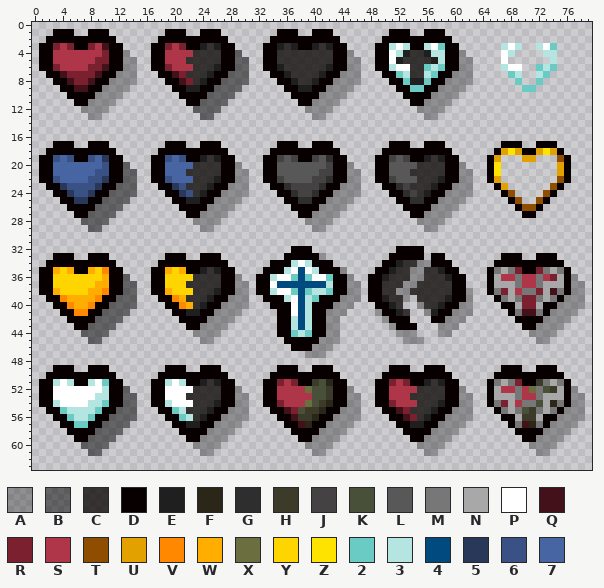
Sprite sheet -- resources/gfx/ui/ui_remix_hearts_goncholito.png. That is the earlier state.
The file is 80x64 pixels.
Palette (. is transparent): A #0000004d  B #00000083  C #060100c0  D #080000  E #1f1f1f  F #2a2618  G #2e2e2e  H #3c3b2a  J #444242  K #485039  L #585858  M #777777  N #a8a8a8  P #ffffff  Q #431119  R #7a202e  S #af3648  T #8f4d00  U #e3a100  V #ff8800  W #ffae00  X #6b6f40  Y #ffd500  Z #ffe300  2 #69cbc4  3 #b4e5e1  4 #004a80  5 #293859  6 #3a5186  7 #4765a3
Pixels before (only the part around the change), first column x 3:
43 ...DDBBBB..........DDAAAA.......D
44 ....BBBB............AAAA........D
45 .....BB..............AA..........
46 .................................
47 .................................
48 .................................
49 DDD..DDD........DDD..DDD........D
50 DDDDDDDDD......DDDDDDDDDD......DD
51 3P3DD3P2DD....DD3P3DDECEDD....DDR
52 PPPPPPP3DDB...DDPPPPCCCCDDA...DDS
53 PPPPPP33DDBB..DDPPPCCCCCDDAA..DDS
54 3PPPP332DDBB..DD3PPPCCCEDDAA..DDR
55 D233332DDBBB...DD23CCCEDDAAA...DD
56 DD2332DDBBBB....DD23CEDDAAAA....D
57 .DD22DDBBBB......DDEEDDAAAA......
58 ..DDDDBBBB........DDDDAAAA.......
59 ...DDBBBB..........DDAAAA........
60 ....BBBB............AAAA.........
61 .....BB..............AA..........
62 .................................
63 .................................
The same view after the edit:
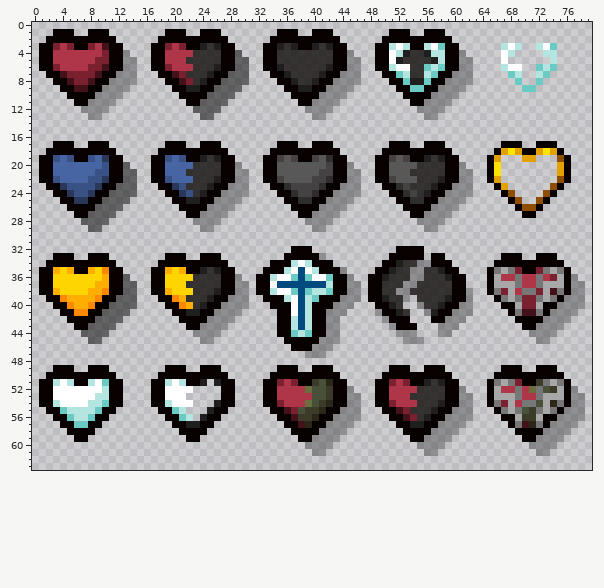
What changed:
The author cleared colour A in row 52 at x 29; in rows 53 to 54 at x 29 to 30; in row 55 at x 28 to 30; in row 56 at x 27 to 30; in row 57 at x 26 to 29; in row 58 at x 25 to 28.
The author cleared colour A in row 59 at x 24 to 27; in row 60 at x 23 to 26; in row 61 at x 24 to 25.
The author cleared colour B in row 52 at x 13; in rows 53 to 54 at x 13 to 14; in row 55 at x 12 to 14; in row 56 at x 11 to 14; in row 57 at x 10 to 13; in row 58 at x 9 to 12.
The author cleared colour B in row 59 at x 8 to 11; in row 60 at x 7 to 10; in row 61 at x 8 to 9.
The author cleared colour C in row 51 at x 25; in row 52 at x 23 to 26; in row 53 at x 22 to 26; in row 54 at x 23 to 25; in row 55 at x 22 to 24; in row 56 at x 23.
Boxes around the changes in both pictures, in picture pixels (x1, y1, x2, y2):
erased: (186, 379, 249, 456)
erased: (81, 386, 137, 456)
